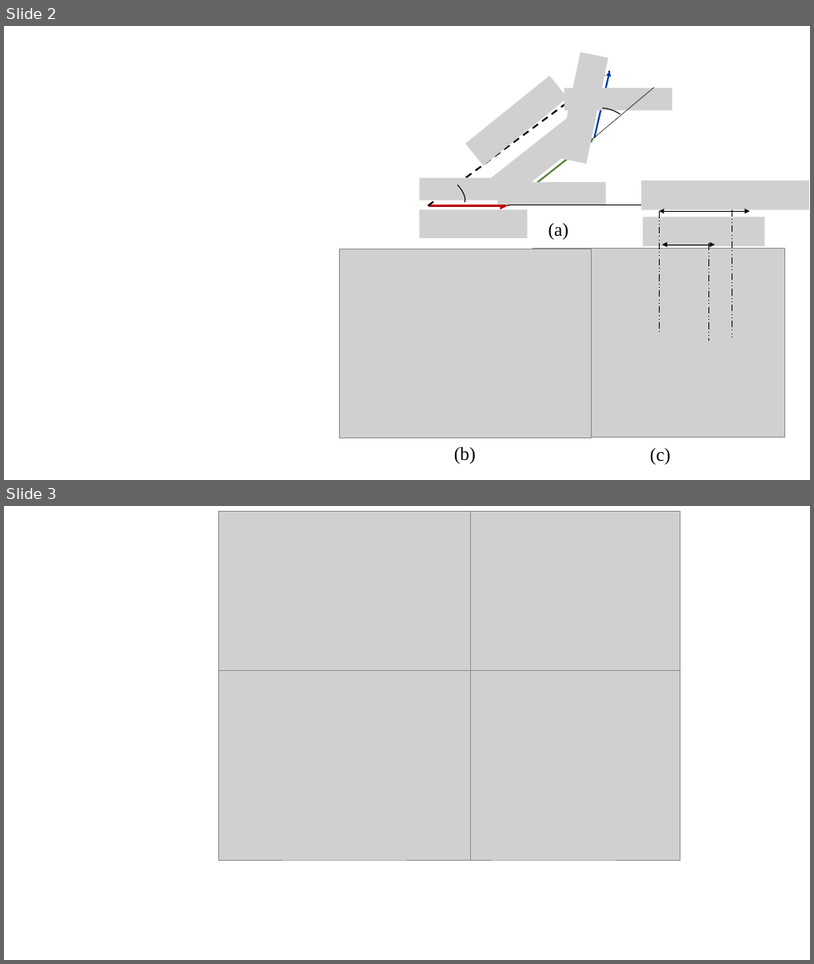
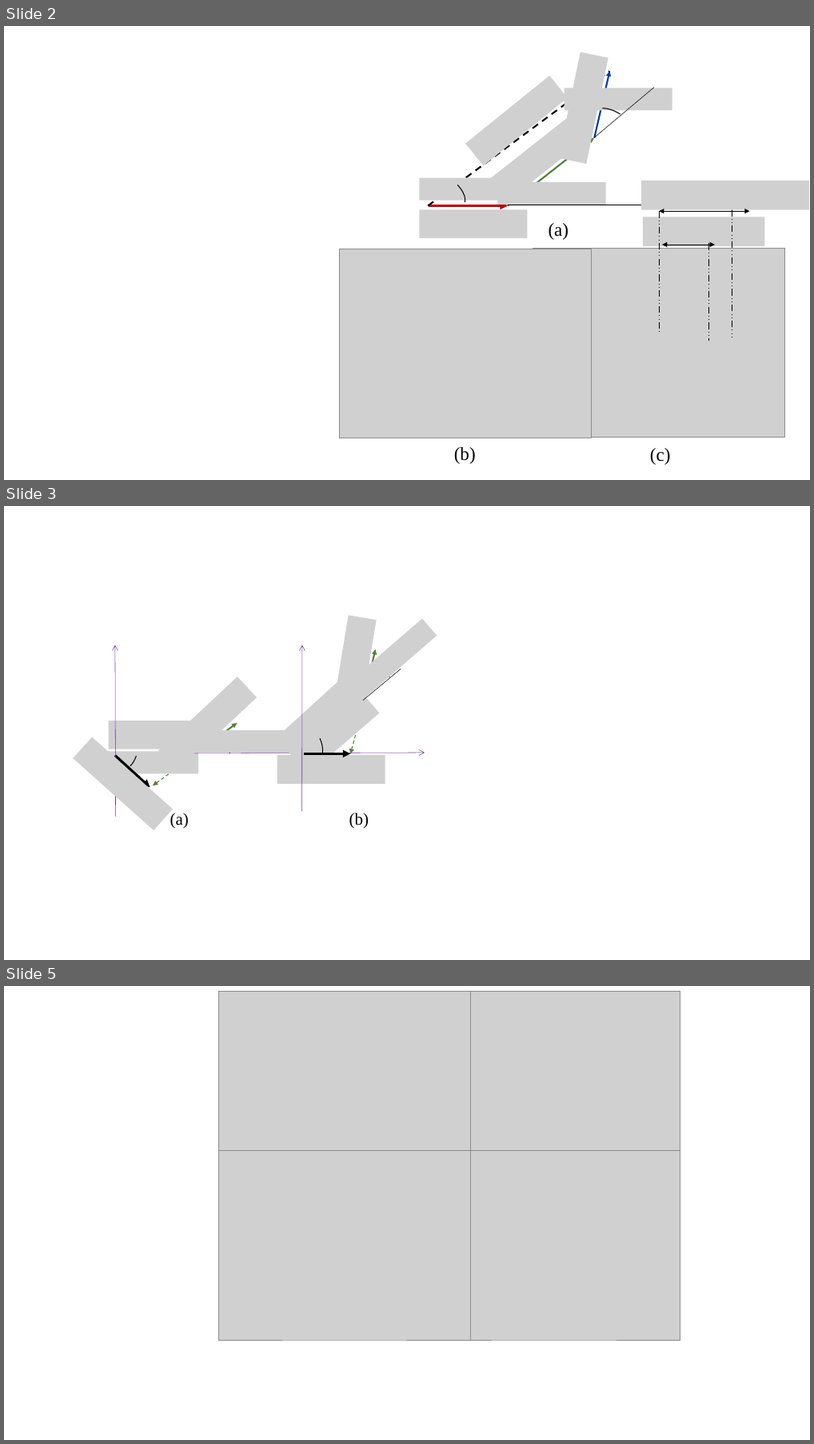
Before and after one commit to EnesAyaz/WPTMotor, a slide deck: Synhronous motor/TPEL-Journal/VCPSM/CPS.pptx. Shown one above the other, each under a label of ours: slides 2 and 3 before the commit, slides 2, 3 and 5 after it; the slides between them are not shown. The pictures are 814x964 and 814x1444 pixels, drawn with LibreOffice and Linux fonts; fonts in the diff are those of the drawing; grey boxes stand for pictures. Boxes give left, top, right and bottom in pixels: in the first picture for what was removed or moved away, otherwise in the second. Text is boxed around its words. In the diff, an @@ line names an element or a change of style, - is before the commit and + after.

```diff
--- a/Synhronous motor/TPEL-Journal/VCPSM/CPS.pptx
+++ b/Synhronous motor/TPEL-Journal/VCPSM/CPS.pptx
@@ slide 3 added at [4,506,810,960], background #FFFFFF @@
@@ picture added at [331,615,377,727] @@
@@ picture added at [341,619,438,706] @@
@@ arrow added from (116, 816) to (115, 645), #7030A0 0.5 pt @@
@@ arrow added from (302, 811) to (302, 645), #7030A0 0.5 pt @@
@@ arrow added from (364, 700) to (375, 649), #548235 2 pt @@
@@ picture added at [276,665,375,759] @@
@@ arc (boxed as its full ellipse) added at [354,667,390,687], outline #000000 1 pt @@
@@ line added from (363, 700) to (401, 668), #000000 0.5 pt @@
@@ picture added at [158,676,257,772] @@
@@ picture added at [283,696,380,784] @@
@@ picture added at [109,720,217,749] @@
@@ arc (boxed as its full ellipse) added at [297,721,327,760], outline #000000 1 pt @@
@@ arrow added from (303, 752) to (364, 700), #C00000 3 pt @@
@@ arrow added from (365, 701) to (350, 754), #548235 1 pt dashed @@
@@ picture added at [73,736,173,830] @@
@@ arc (boxed as its full ellipse) added at [118,732,142,770], outline #000000 1 pt @@
@@ picture added at [184,731,293,753] @@
@@ arrow added from (194, 754) to (238, 723), #548235 2 pt @@
@@ arc (boxed as its full ellipse) added at [198,723,234,760], outline #000000 1 pt @@
@@ picture added at [90,751,198,773] @@
@@ arrow added from (115, 756) to (150, 788), #000000 3 pt @@
@@ arrow added from (194, 756) to (153, 785), #548235 1 pt dashed @@
@@ arrow added from (194, 753) to (425, 752), #7030A0 0.5 pt @@
@@ picture added at [278,756,386,784] @@
@@ arrow added from (305, 753) to (350, 753), #000000 3 pt @@
@@ text added at [170,812,189,828], 20 pt, text #000000 @@
+(a)
@@ text added at [350,812,370,828], 20 pt, text #000000 @@
+(b)
@@ what was slide 3 is now slide 5 @@
```
Also in this commit, not shown: 1 other slide added, 36 other files.
